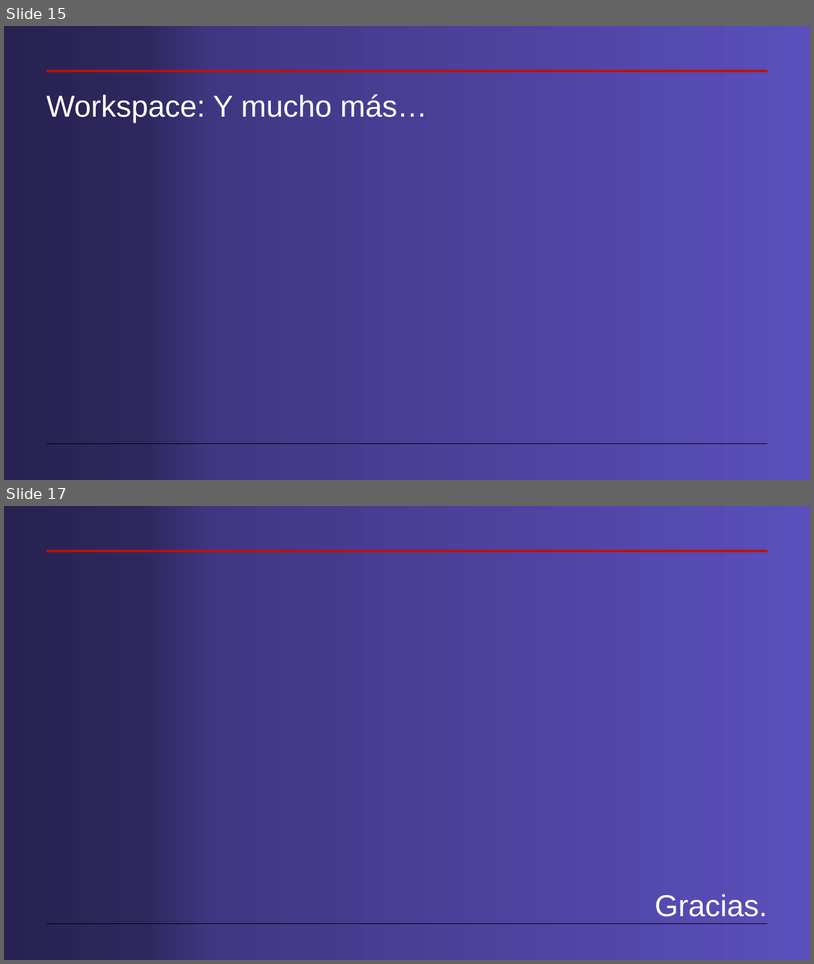
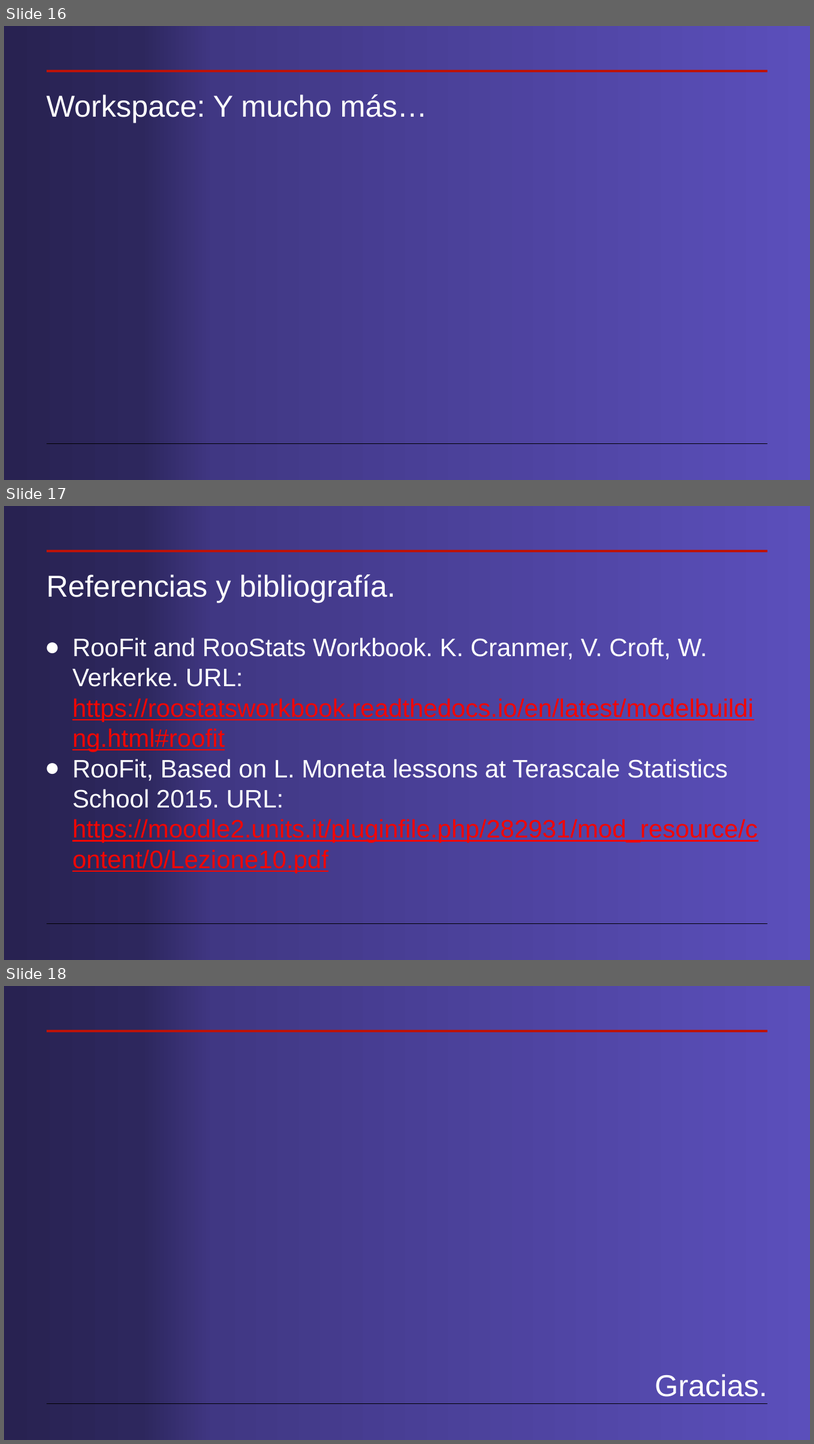
Before and after one commit to cdavidgutierrez/ProyectoFinal_CERN_ROOT, a slide deck: Workspaces en root.pptx. Shown one above the other, each under a label of ours: slides 15 and 17 before the commit, slides 16, 17 and 18 after it; the slides between them are not shown. The pictures are 814x964 and 814x1444 pixels, drawn with LibreOffice and Linux fonts; fonts in the diff are those of the drawing. Boxes give left, top, right and bottom in pixels: in the first picture for what was removed or moved away, otherwise in the second. Text is boxed around its words. In the diff, an @@ line names an element or a change of style, - is before the commit and + after.

```diff
--- a/Workspaces en root.pptx
+++ b/Workspaces en root.pptx
@@ slide 17 added at (4,506,810,960), background gradient #5B4FBB to #403783 to #2D275D to #282251; not listed: 2 template elements that a slide beside it also shows @@
@@ title added at (47,574,396,602), 36 pt, text #FFFFFF @@
+Referencias y bibliografía.
@@ text added at (72,637,758,873), 30 pt, text #F40600, underline @@
+● RooFit and RooStats Workbook. K. Cranmer, V. Croft, W. Verkerke. URL: https://roostatsworkbook.readthedocs.io/en/latest/modelbuilding.html#roofit
+● RooFit, Based on L. Moneta lessons at Terascale Statistics School 2015. URL: https://moodle2.units.it/pluginfile.php/282931/mod_resource/content/0/Lezione10.pdf
@@ what was slide 15 is now slide 16 @@
@@ what was slide 17 is now slide 18 @@
```
Also in this commit, not shown: 1 slide changed, 1 other slide added, 1 slide removed.
